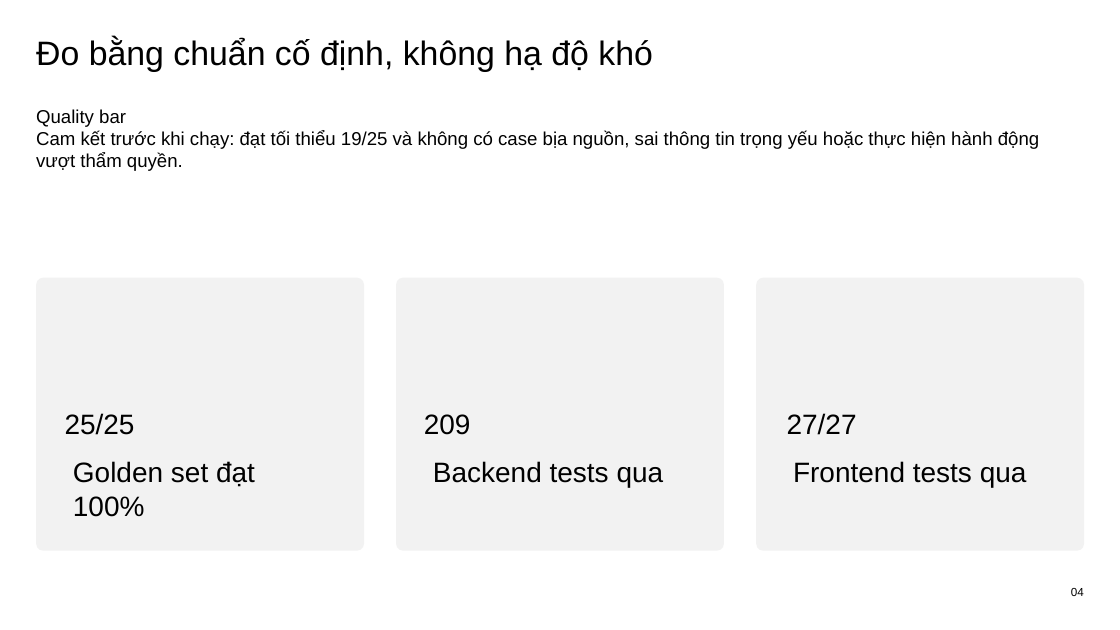
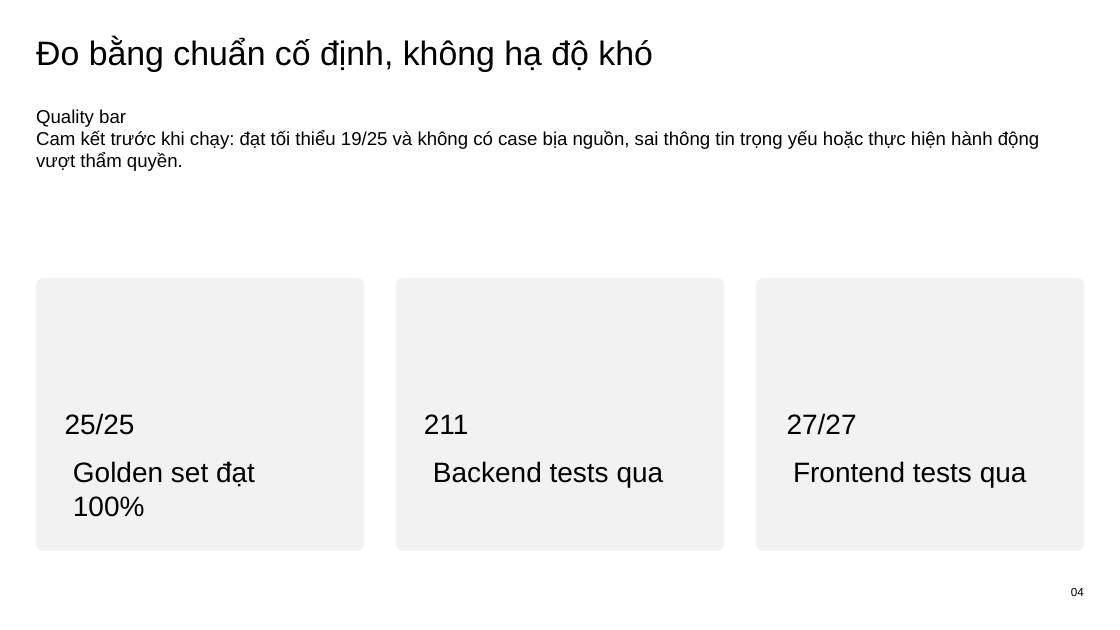
Before and after one commit to VinUni-AI20k/Batch03-K4-AI-Product-Hackathon, a slide deck: slide 4 of codebase/reference/demo-slides-source.pptx. Drawn at 1120x630 pixels with LibreOffice and Linux fonts; fonts in the diff are those of the drawing. Boxes give left, top, right and bottom in pixels: in the first picture for what was removed or moved away, otherwise in the second. Text is boxed around its words. In the diff, an @@ line names an element or a change of style, - is before the commit and + after.

```diff
--- a/codebase/reference/demo-slides-source.pptx
+++ b/codebase/reference/demo-slides-source.pptx
@@ text at [424, 414, 469, 434]: text changed @@
-209
+211
```
Also in this commit, not shown: 9 other files.
